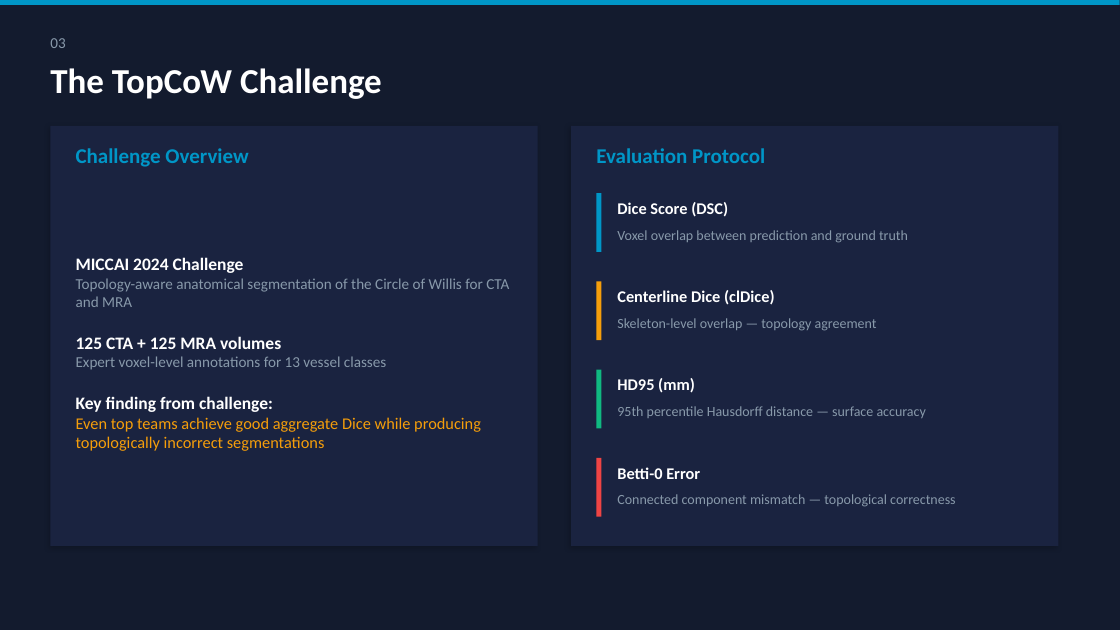
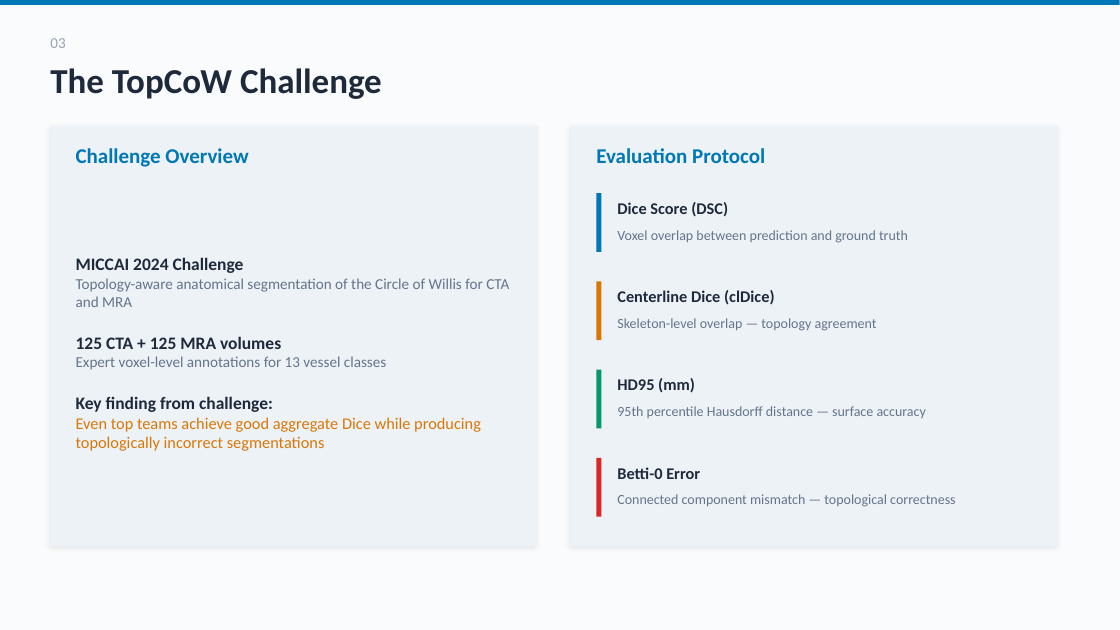
Before and after one commit to SamihAmer/Deep-Learning-for-Computer-Vision, a slide deck: slide 4 of vessel_seg_v2/CTA Seg V2/report/presentation_v2.pptx. Drawn at 1120x630 pixels with LibreOffice and Linux fonts; fonts in the diff are those of the drawing. Boxes give left, top, right and bottom in pixels: in the first picture for what was removed or moved away, otherwise in the second. Text is boxed around its words. In the diff, an @@ line names an element or a change of style, - is before the commit and + after.

```diff
--- a/vessel_seg_v2/CTA Seg V2/report/presentation_v2.pptx
+++ b/vessel_seg_v2/CTA Seg V2/report/presentation_v2.pptx
@@ background #131B2E to #FAFBFD @@
@@ rectangle at (0, 0, 1120, 5): fill #0096C7 to #0077B6 @@
@@ text "03" at (50, 38, 65, 48): text colour #8899AA to #94A3B8 @@
@@ rectangle at (50, 126, 538, 546): fill #1A2340 to #EDF2F7; shadow changed @@
@@ text "Challenge Overview" at (76, 148, 248, 167): text colour #0096C7 to #0077B6 @@
@@ rectangle at (571, 126, 1059, 546): fill #1A2340 to #EDF2F7; shadow changed @@
@@ text "Evaluation Protocol" at (596, 148, 765, 163): text colour #0096C7 to #0077B6 @@
@@ text "MICCAI 2024 Challenge" at (76, 257, 509, 451): text colour #FFFFFF to #1E293B in "MICCAI 2024 Challenge", "125 CTA + 125 MRA volumes", "Key finding from challenge:"; text colour #8899AA to #64748B in "Topology-aware anatomical segmentation of the Circle of ...", "Expert voxel-level annotations for 13 vessel classes"; text colour #F59E0B to #D97706 in "Even top teams achieve good aggregate Dice ..." @@
@@ rectangle at (597, 193, 602, 252): fill #0096C7 to #0077B6 @@
@@ rectangle at (597, 281, 602, 340): fill #F59E0B to #D97706 @@
@@ rectangle at (597, 370, 602, 429): fill #10B981 to #059669 @@
@@ rectangle at (597, 458, 602, 517): fill #EF4444 to #DC2626 @@
@@ text colour #FFFFFF to #1E293B in 5 elements at (50, 68, 382, 99), (617, 202, 728, 217), (617, 290, 774, 305), (617, 378, 695, 393), (617, 467, 700, 479) @@
@@ text colour #8899AA to #64748B in 4 elements at (617, 230, 908, 243), (617, 318, 877, 331), (617, 406, 926, 418), (617, 494, 955, 507) @@
```
Also in this commit, not shown: 20 other slides changed, 14 other files.
